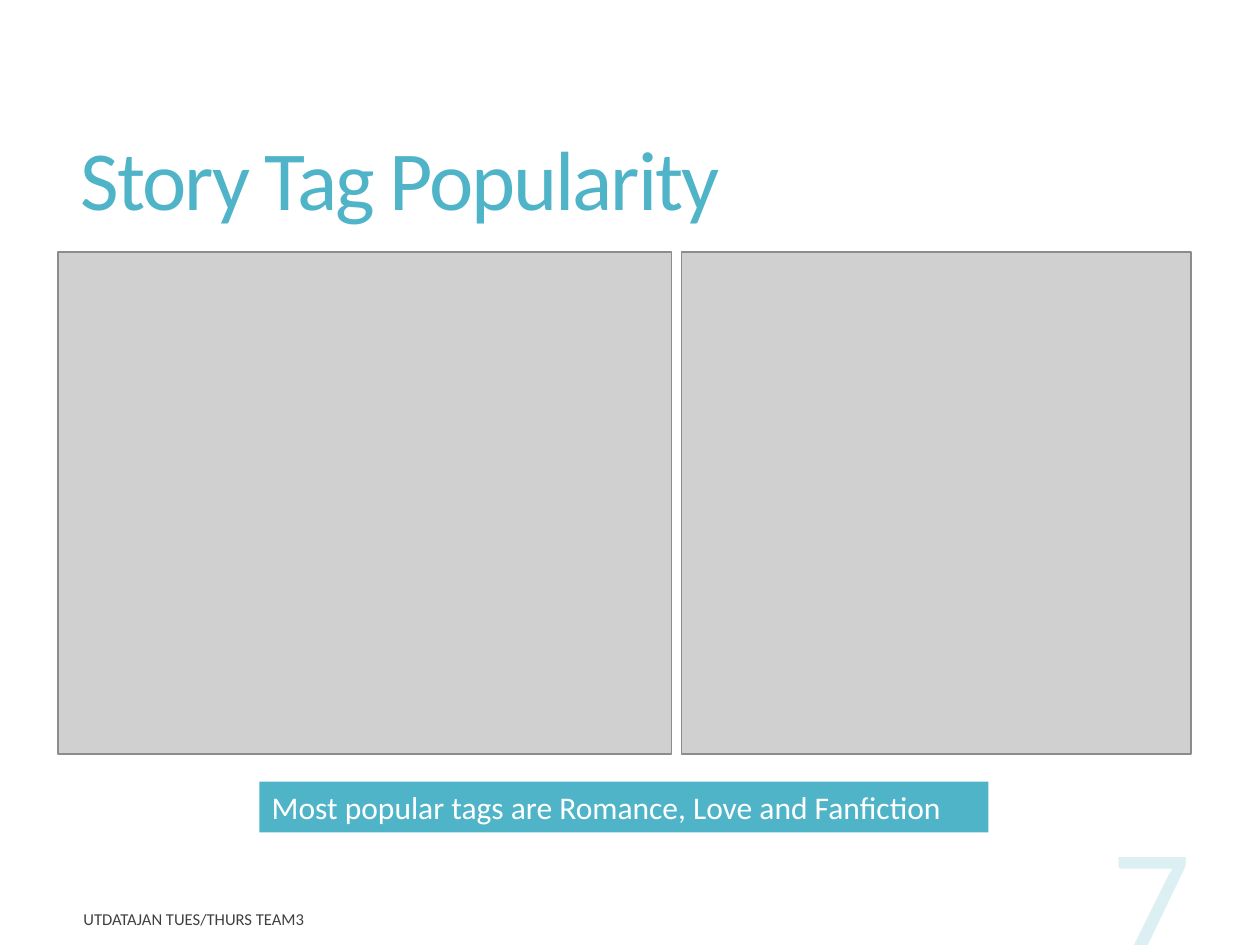
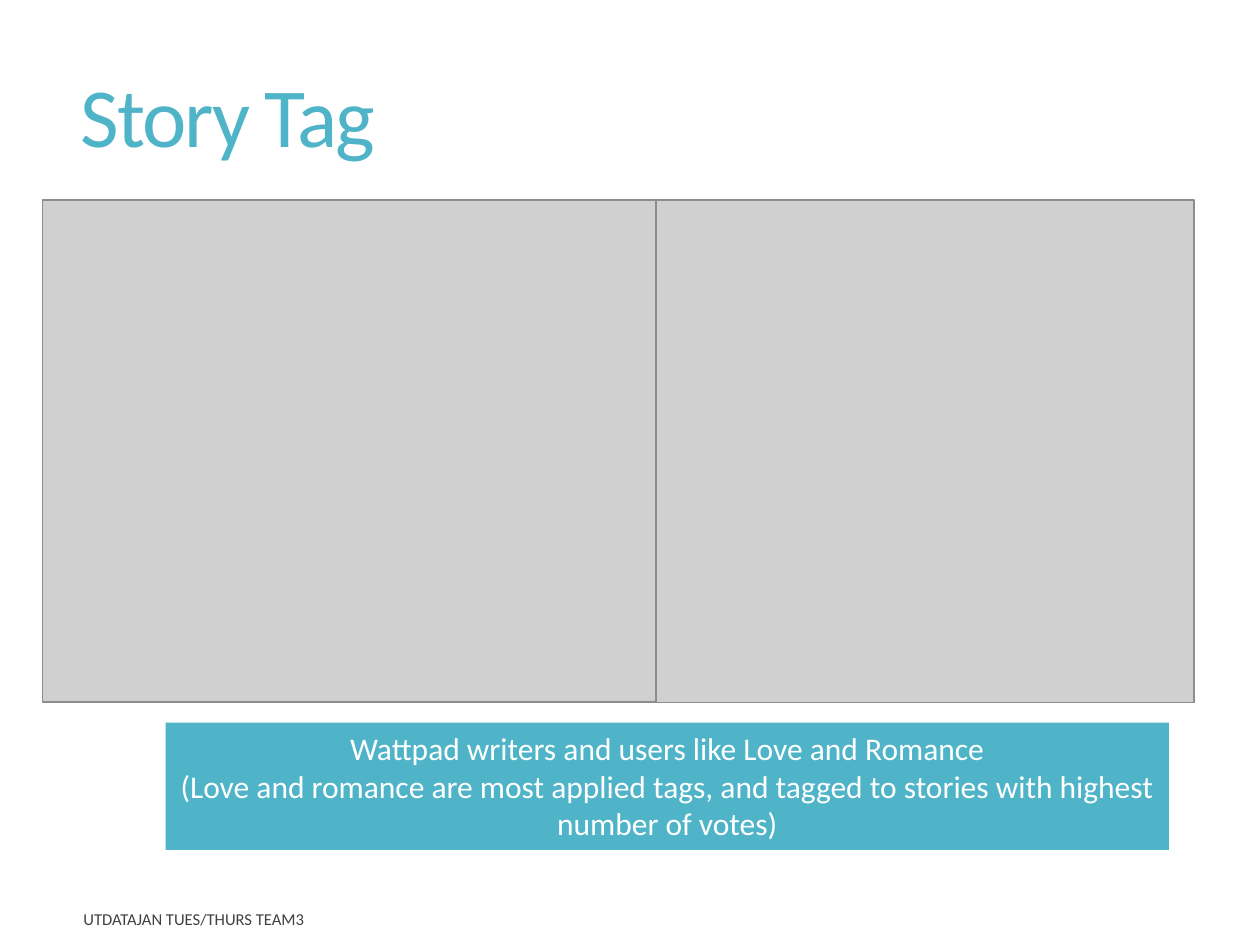
Before and after one commit to rupalimayekar/ProjectWattpad, a slide deck: slide 8 of WattpadPrez.pptx (slide 7 before the commit). Drawn at 1260x945 pixels with LibreOffice and Linux fonts; fonts in the diff are those of the drawing; grey boxes stand for pictures. Boxes give left, top, right and bottom in pixels: in the first picture for what was removed or moved away, otherwise in the second. Text is boxed around its words. In the diff, an @@ line names an element or a change of style, - is before the commit and + after.

```diff
--- a/WattpadPrez.pptx
+++ b/WattpadPrez.pptx
@@ title "Story Tag" at (81,92,375,162): vertical alignment middle to top @@
@@ title at (81,92,375,162): text changed @@
-Story Tag Popularity
+Story Tag
@@ picture: place and size @@
-picture at (58,252,672,753)
+picture at (43,200,656,702)
@@ picture: place and size @@
-picture at (682,252,1191,753)
+picture at (656,200,1194,703)
@@ rectangle "Wattpad writers and users like ...": place and size @@
-rectangle "Wattpad writers and users like ..." at (260,781,989,832)
+rectangle "Wattpad writers and users like ..." at (166,723,1169,850)
@@ text in rectangle at (181,738,1153,839): text changed @@
-Most popular tags are Romance, Love and Fanfiction
+Wattpad writers and users like Love and Romance
+(Love and romance are most applied tags, and tagged to stories with highest number of votes)
@@ page number removed at (901,804,1203,945) @@
-7
```
Also in this commit, not shown: 7 other slides changed, 2 slides added, 1 slide removed, 19 other files.
